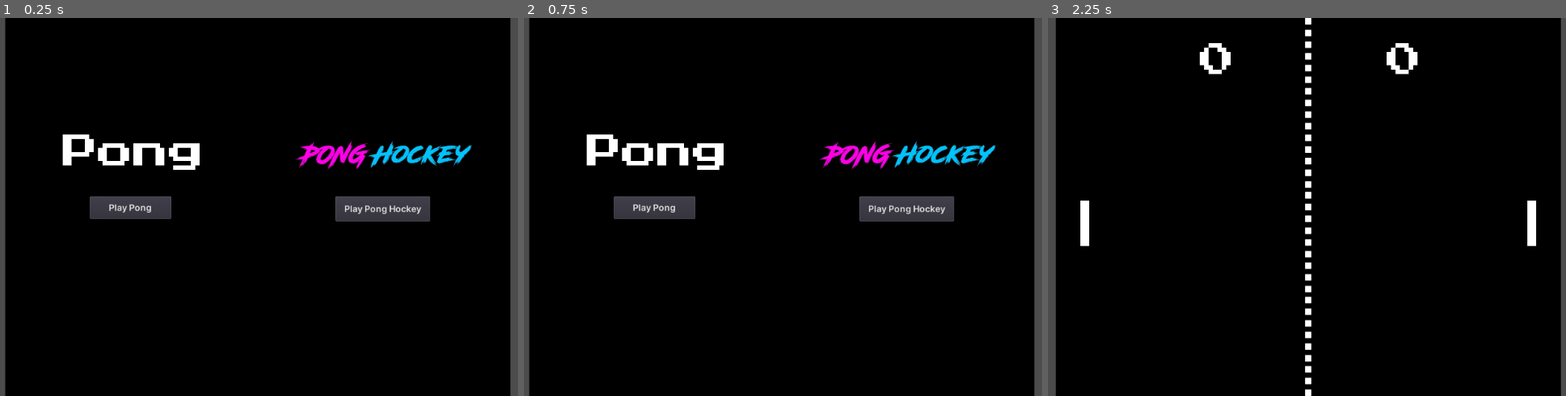
Above: before the commit, frames 1-3 (left to right).
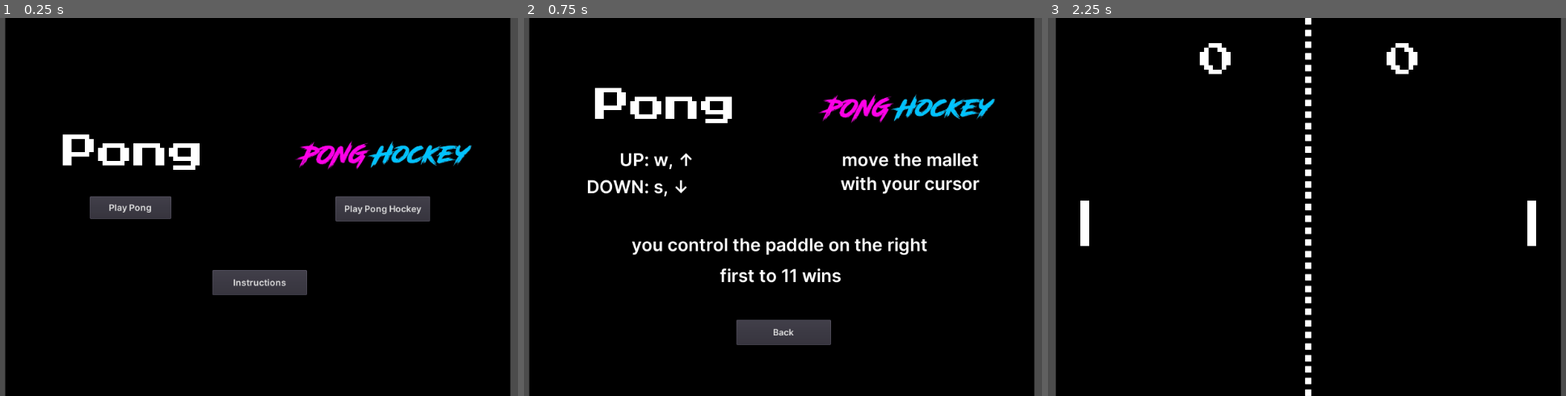
Above: after the commit, the same moments.

Repository: airpiazza/CS-4700-Pong
Game: Godot game, scene res://MenuScreen/src/scenes/Menu.tscn
Two runs of this game, one before a commit and one after it. Both use one fixed random seed, a clock stepped at 60 frames per second and the inputs below. Sound files missing from this copy of the repository are replaced by a short silence.
Inputs (mouse positions are in pixels of both pictures, inside the frame that each line leads up to):
- Up to frame 1 (0.25 s): no input
- Up to frame 2 (0.75 s): click (783, 282) at 0.5 s, where only the run after the commit has a clickable "Instructions"
- Up to frame 3 (2.25 s): click (1307, 331) at 1.25 s, where only the run after the commit has a clickable "Back"; click "Play Pong" at 2 s

The runs differ from the first frame. In frame 1, 1.2% of the frame differs, in the area x 41-60%, y 66-74%; in frame 2, 10%, in the area x 12-92%, y 18-87%; in frame 3, nothing differs.

Commit message:
added a control screen

Diff:
--- /dev/null
+++ b/MenuScreen/assets/instructions_dynamicfont.tres
@@ -0,0 +1,7 @@
+[gd_resource type="DynamicFont" load_steps=2 format=2]
+
+[ext_resource path="res://MenuScreen/assets/Inter-SemiBold-slnt=0.ttf" type="DynamicFontData" id=1]
+
+[resource]
+size = 28
+font_data = ExtResource( 1 )
--- /dev/null
+++ b/MenuScreen/assets/instructions_theme.tres
@@ -0,0 +1,6 @@
+[gd_resource type="Theme" load_steps=2 format=2]
+
+[ext_resource path="res://MenuScreen/assets/instructions_dynamicfont.tres" type="DynamicFont" id=1]
+
+[resource]
+default_font = ExtResource( 1 )
--- /dev/null
+++ b/MenuScreen/src/scenes/Instructions.tscn
@@ -0,0 +1,113 @@
+[gd_scene load_steps=8 format=2]
+
+[ext_resource path="res://MenuScreen/assets/menu_background.png" type="Texture" id=1]
+[ext_resource path="res://MenuScreen/src/scenes/GameTitle.tscn" type="PackedScene" id=2]
+[ext_resource path="res://MenuScreen/src/scenes/PongTitle.tscn" type="PackedScene" id=3]
+[ext_resource path="res://MenuScreen/assets/inter_menu_theme.tres" type="Theme" id=4]
+[ext_resource path="res://pong/assets/retro_theme.tres" type="Theme" id=5]
+[ext_resource path="res://MenuScreen/src/scenes/NextSceneButton.tscn" type="PackedScene" id=6]
+[ext_resource path="res://MenuScreen/assets/instructions_theme.tres" type="Theme" id=7]
+
+[node name="Instructions" type="Control"]
+anchor_right = 1.0
+anchor_bottom = 1.0
+__meta__ = {
+"_edit_use_anchors_": false
+}
+
+[node name="Background" type="TextureRect" parent="."]
+margin_left = 112.0
+margin_right = 912.0
+margin_bottom = 600.0
+texture = ExtResource( 1 )
+__meta__ = {
+"_edit_use_anchors_": false
+}
+
+[node name="Pong" parent="." instance=ExtResource( 3 )]
+margin_left = 216.0
+margin_top = 111.0
+margin_right = 440.0
+margin_bottom = 199.0
+theme = ExtResource( 5 )
+
+[node name="PongHockey" parent="." instance=ExtResource( 2 )]
+margin_left = 560.0
+margin_top = 95.0
+margin_right = 860.0
+margin_bottom = 195.0
+
+[node name="Up" type="Label" parent="."]
+margin_left = 255.0
+margin_top = 207.0
+margin_right = 432.0
+margin_bottom = 259.0
+theme = ExtResource( 7 )
+text = "UP: w, ↑"
+__meta__ = {
+"_edit_use_anchors_": false
+}
+
+[node name="Down" type="Label" parent="."]
+margin_left = 203.0
+margin_top = 250.0
+margin_right = 451.0
+margin_bottom = 302.0
+theme = ExtResource( 7 )
+text = "DOWN: s, ↓"
+__meta__ = {
+"_edit_use_anchors_": false
+}
+
+[node name="MalletControl" type="Label" parent="."]
+margin_left = 552.0
+margin_top = 207.0
+margin_right = 879.0
+margin_bottom = 308.0
+theme = ExtResource( 7 )
+text = "move the mallet
+with your cursor"
+align = 1
+__meta__ = {
+"_edit_use_anchors_": false
+}
+
+[node name="Back" type="VBoxContainer" parent="."]
+margin_left = 440.0
+margin_top = 479.0
+margin_right = 590.0
+margin_bottom = 519.0
+theme = ExtResource( 4 )
+__meta__ = {
+"_edit_use_anchors_": false
+}
+
+[node name="BackButton" parent="Back" instance=ExtResource( 6 )]
+margin_right = 150.0
+margin_bottom = 40.0
+text = "Back"
+target_scene = "res://MenuScreen/src/scenes/Menu.tscn"
+
+[node name="PaddleInfo" type="Label" parent="."]
+margin_left = 168.0
+margin_top = 342.0
+margin_right = 850.0
+margin_bottom = 391.0
+theme = ExtResource( 7 )
+text = "you control the paddle on the right"
+align = 1
+__meta__ = {
+"_edit_use_anchors_": false
+}
+
+[node name="ScoreInfo" type="Label" parent="."]
+margin_left = 368.0
+margin_top = 391.0
+margin_right = 653.0
+margin_bottom = 440.0
+theme = ExtResource( 7 )
+text = "first to 11 wins"
+align = 1
+__meta__ = {
+"_edit_use_anchors_": false
+}
--- a/MenuScreen/src/scenes/Menu.tscn
+++ b/MenuScreen/src/scenes/Menu.tscn
@@ -67,3 +67,19 @@
 margin_bottom = 40.0
 text = "Play Pong Hockey"
 target_scene = "res://PongHockey/src/scenes/HockeyArena.tscn"
+
+[node name="InstructionButtons" type="VBoxContainer" parent="."]
+margin_left = 440.0
+margin_top = 400.0
+margin_right = 590.0
+margin_bottom = 440.0
+theme = ExtResource( 1 )
+__meta__ = {
+"_edit_use_anchors_": false
+}
+
+[node name="InstructionButton" parent="InstructionButtons" instance=ExtResource( 2 )]
+margin_right = 150.0
+margin_bottom = 40.0
+text = "Instructions"
+target_scene = "res://MenuScreen/src/scenes/Instructions.tscn"
